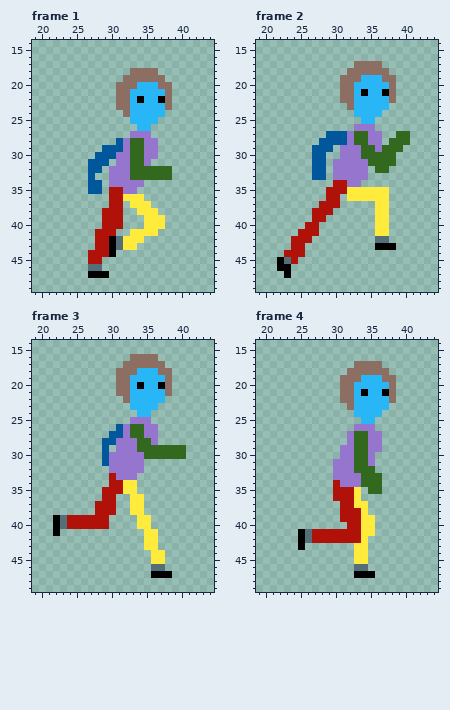
Edited in one commit: pixel-art file (The Fallen Guardian/Assets/Art/Characters/Player/Move/Player_Move_Right.aseprite). The picture above was drawn from the file before the commit.
64x64 pixels, 8 frames. Shown: frame 1: x 19..44, y 14..49; frame 2: x 19..44, y 14..49; frame 3: x 19..44, y 14..49; frame 4: x 19..44, y 14..49. The commit also changed other frames, which this record leaves out.
Now the later version:
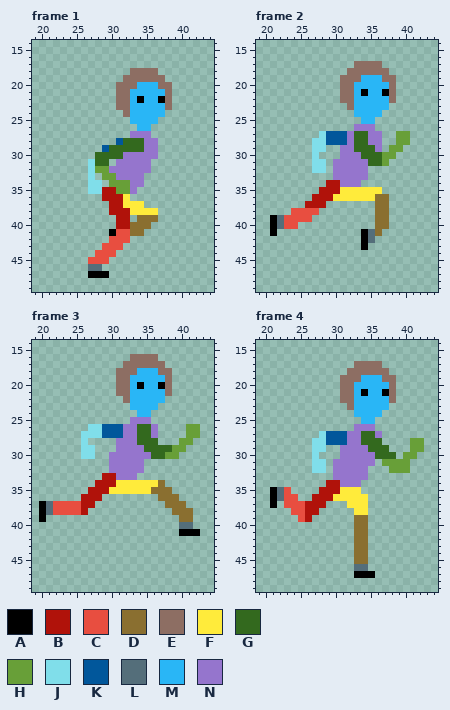
Palette (. is transparent): A #000000  B #b0120a  C #e84e40  D #8a6f30  E #8d6e63  F #ffeb3b  G #33691e  H #689f38  J #80deea  K #01579b  L #546e7a  M #29b6f6  N #9575cd
Edits made:
Changed rows in their new state; - is an unchanged pixel.
Frame 1:
first column x 27:
28 -----G------
29 ---GGG------
30 -GGGG-NN----
31 JGG---NN----
32 JHH---NNN...
33 J-HH--NN....
34 JJ-HHH------
35 JJB-HH------
36 --B---..----
37 -----F--.---
38 --.--BF-----
39 --..-B-DDD.-
40 --..-BDDD..-
41 -..ACCDD..--
42 -..CCC..----
43 -.CCC..-----
44 .CCC--------
45 CCC---------
Frame 2:
first column x 21:
27 -------J----------HH
28 ------JJ---------.HH
29 ------JJ.---G---.HH-
30 ------J.--------HH--
31 ------JJ--------H.--
32 ------JJ-------..---
33 ------..------------
34 --------B-N---------
35 -------B--F-----.---
36 ------BB-FF----DD---
37 -----BB-..-----DD---
38 ---CCCC..------DD---
39 ALCCCC..-------DD---
40 ALCC-..--------DD---
41 A---...------ALD.---
42 ---...-------AL..---
43 ---..--------A-...--
44 --...---------------
45 -...----------------
46 -..-----------------
47 --.-----------------
Frame 3:
first column x 20:
26 -------JJKK--N-G-----HH
27 ------JJJK---N-G-----HH
28 ------J--..-----G---HH-
29 ------JJ-.----N----HH--
30 ------JJ-.-----N--HH.--
31 ---------.-------------
33 ---------B-------------
34 --------BB-F--FFFD-----
35 -------BB-FF--FFDDD----
36 ------BBB..--..--DDD---
37 ALCCCCBB...--..---DDD--
38 ALCCCCB-...--..----DDD-
39 A-........----..----DD-
40 --........----..----LL-
41 --.------------..---AAA
42 ---------------..------
43 ---------------..------
44 ----------------..-----
45 ----------------..-----
46 ----------------..-----
47 ----------------...----
Frame 4:
first column x 21:
27 -------JKKK-N-G-------
28 ------JJKKK-N-GG----HH
29 ------JJ----NNGGG---HH
30 ------J-----NN-GGG-HH-
31 ------JJ----NN--HHHH--
32 ------JJ----NN.--HHH--
33 -------------N..------
34 --------B----...------
35 ALC----BB-FF--..------
36 ALCC--BBBFFF-F--------
37 A-CCCBBB--.F----------
38 ---CCBB---..F---------
39 ----CB----..DD.-------
40 -----------.DD.-------
41 ----........DD.-------
42 ----........DD--------
43 ----.-------DD--------
44 ------------DD--------
45 ------------DD--------
